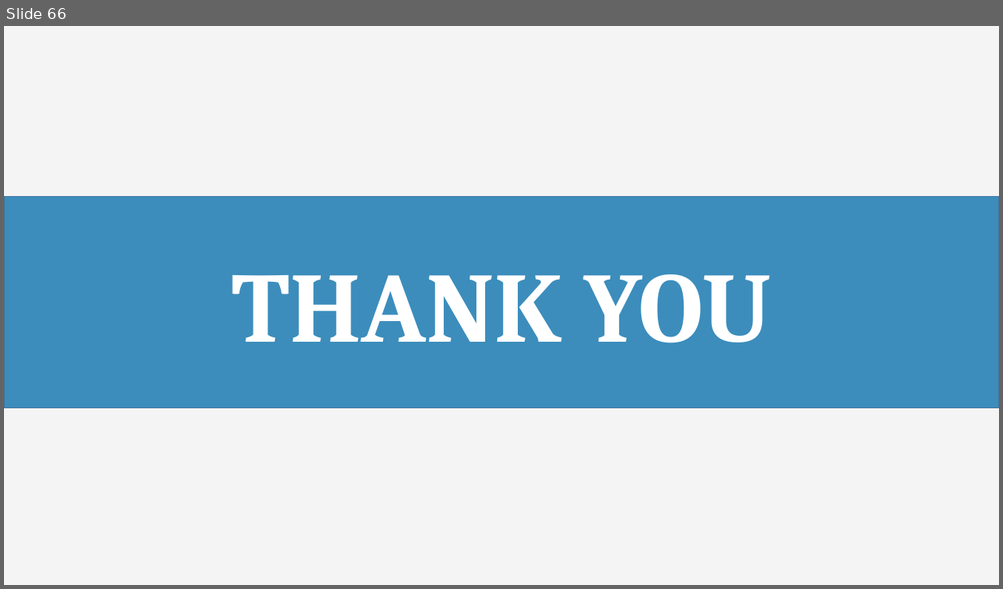
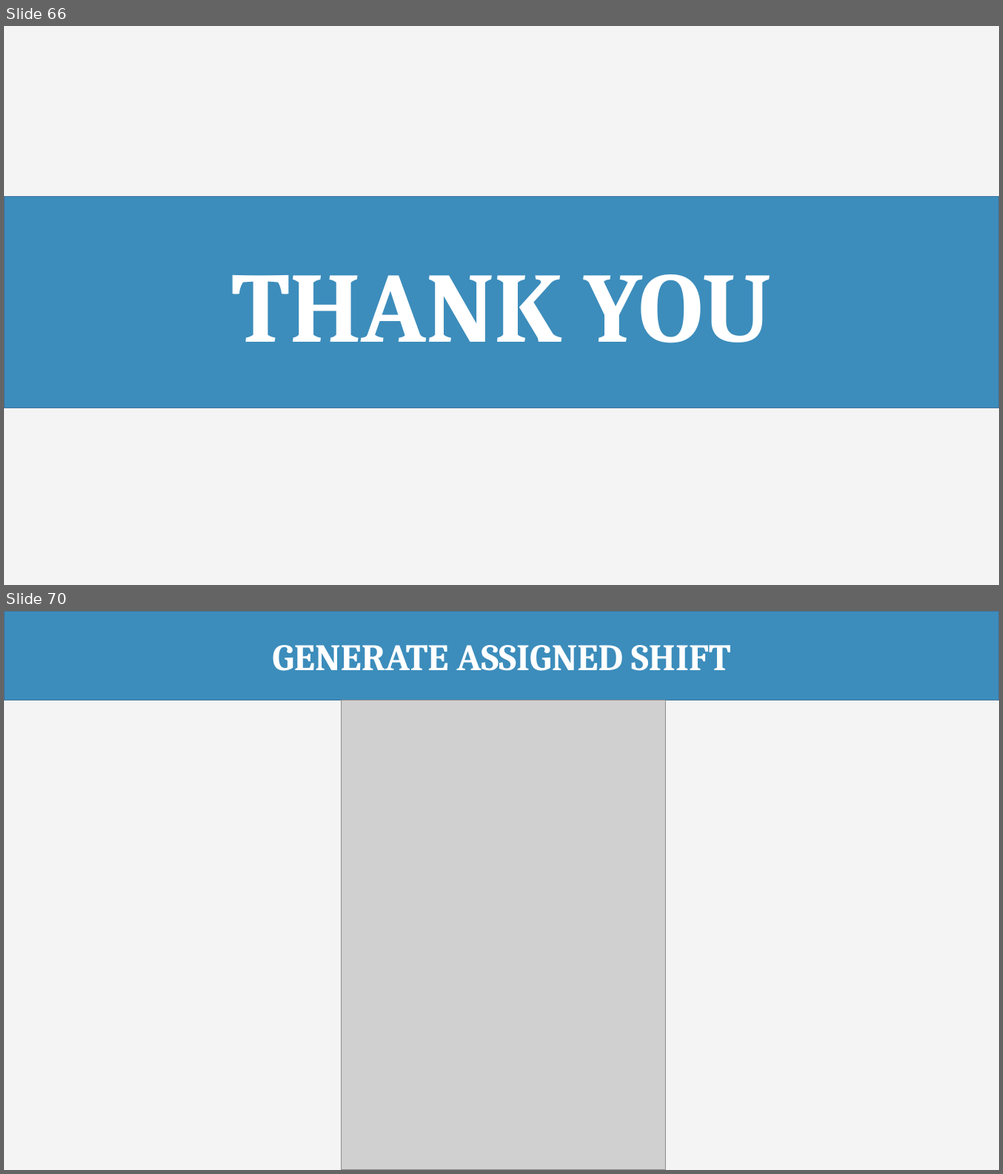
Before and after one commit to haltt051093/IMS-datacenter, a slide deck: Document/Presentation/IMS_20160408_Presentation.pptx. Shown one above the other, each under a label of ours: slide 66 before the commit, slides 66 and 70 after it; the slides between them are not shown. The pictures are 1003x589 and 1003x1174 pixels, drawn with LibreOffice and Linux fonts; fonts in the diff are those of the drawing; grey boxes stand for pictures. Boxes give left, top, right and bottom in pixels: in the first picture for what was removed or moved away, otherwise in the second. Text is boxed around its words. In the diff, an @@ line names an element or a change of style, - is before the commit and + after.

```diff
--- a/Document/Presentation/IMS_20160408_Presentation.pptx
+++ b/Document/Presentation/IMS_20160408_Presentation.pptx
@@ slide 70 added at [4,611,999,1170], background #F4F4F4 @@
@@ rectangle added at [4,611,999,701], fill #3C8DBC, outline #43739E 1 pt, 36 pt, text #FFFFFF, bold @@
+GENERATE ASSIGNED SHIFT
@@ picture added at [341,701,666,1170] @@
```
Also in this commit, not shown: 2 slides changed, 2 other slides added, 5 slides removed, 1 other file.
